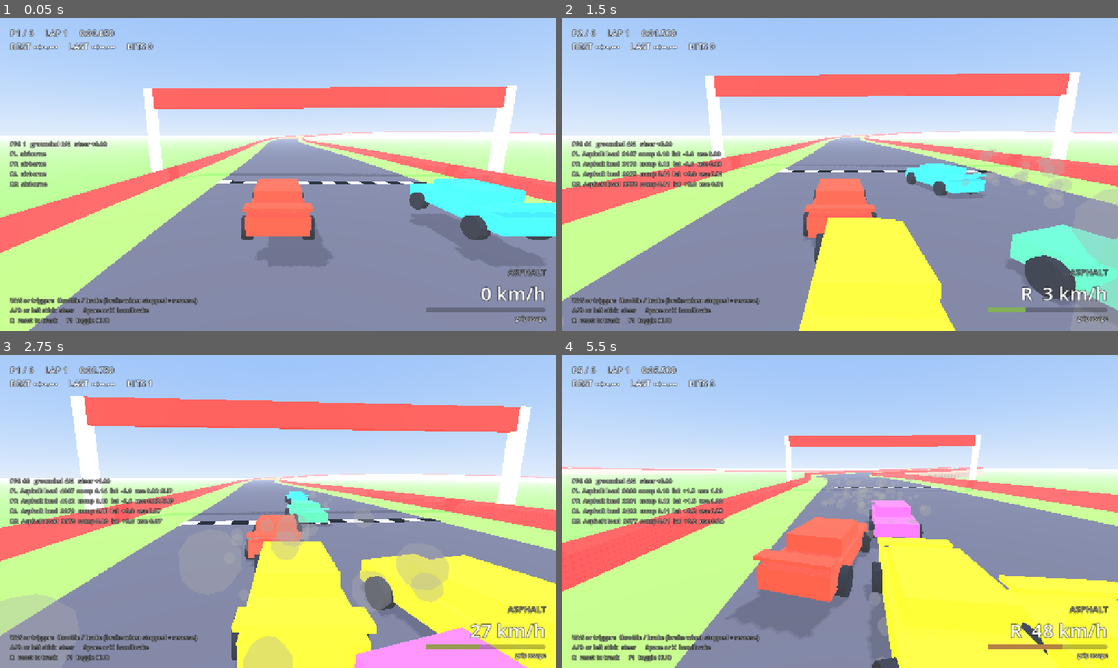
Above: before the commit, frames 1-4 (two rows, left to right).
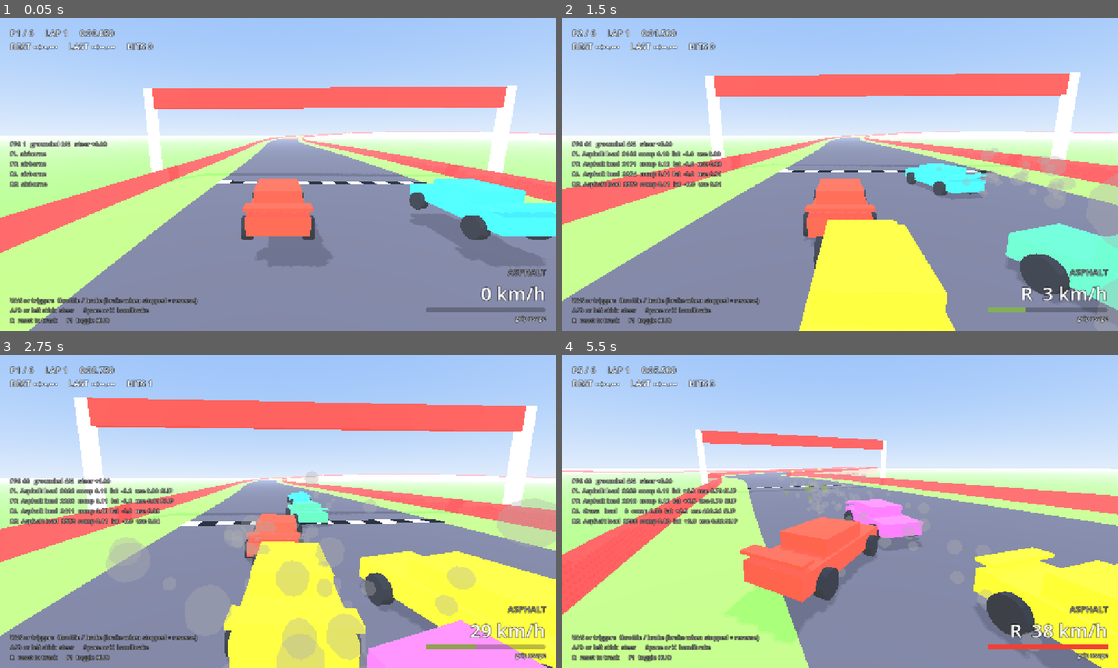
Above: after the commit, the same moments.

Repository: dylantoporek/the-crucible-race
Game: Godot game, scene res://scenes/main.tscn
Same seed, same stepped clock (60 frames per second), same inputs: the game is played once before the commit and once after it.
Inputs:
- Up to frame 1 (0.05 s): no input
- Up to frame 2 (1.5 s): hold D (steer_right) 0.53-1.28 s; hold S (brake) from 1.28 s (still down)
- Up to frame 3 (2.75 s): release S (brake) at 2.03 s; hold D (steer_right) from 2.03 s (still down)
- Up to frame 4 (5.5 s): release D (steer_right) at 2.78 s; hold W (accelerate) 2.78-3.53 s; hold A (steer_left) 3.53-5.03 s; hold S (brake) from 5.03 s (still down)

The runs differ from the first frame. In frame 1, less than 0.1% of the frame differs, in the area x 77-78%, y 59-60%; in frame 2, 1.7%; in frame 3, 13%; in frame 4, 29%, in the area x 0-100%, y 23-100%.

Commit message:
Middle-ground handling: make the car spinnable again
The previous tuning was too safe: cornering grip was always served before
drive, so throttle could never unsettle the car, and yaw damping caught
anything that remained.

- lateral_priority is now a dial (0 = throttle steals cornering grip,
  1 = never) set to 0.3, between the original build (0) and the last one (1).
- Handbraked wheels bypass the priority entirely: a locked wheel has no
  cornering grip, so the handbrake becomes a real tool for rotating the car.
- Yaw damping 3000 -> 1200, peak slip angle 6.5 -> 7.5 deg, base asphalt
  grip 1.25 -> 1.15, slide falloff 0.82 -> 0.78 (now exported), steering
  rates eased slightly. Dirt, sand, ice, snow and grass factors reset so
  their absolute grip matches the original build.

Skidpad on flat asphalt (original / last build / this):
  full throttle + full lock from 60 km/h: spin / held 2 deg / held 39 deg slide
  full throttle + full lock at 90 km/h:   spin / caught 8 deg / 38 deg slide, catchable
  handbrake flick at 90 km/h:             spin / no reaction / spin

Co-Authored-By: Claude Fable 5.1 <noreply@anthropic.com>
Claude-Session: https://claude.ai/code/session_01QUP9UcYASvbeFEYPhEwjAT

Diff:
--- a/scripts/car/raycast_car.gd
+++ b/scripts/car/raycast_car.gd
@@ -24,21 +24,26 @@
 
 @export_group("Steering")
 @export var max_steer_deg := 32.0
-@export var steer_speed := 6.5              ## How fast the wheels turn toward the input (1/s)
-@export var steer_return_speed := 10.0
-@export var high_speed_steer_scale := 0.4   ## Steering authority left at top speed
+@export var steer_speed := 6.0              ## How fast the wheels turn toward the input (1/s)
+@export var steer_return_speed := 9.0
+@export var high_speed_steer_scale := 0.38  ## Steering authority left at top speed
 
 @export_group("Tyres")
-@export var tyre_grip := 1.25               ## Base friction coefficient on asphalt
-@export var peak_slip_angle_deg := 6.5      ## Slip angle at peak lateral grip
-@export var longitudinal_grip := 1.2        ## Drive/brake friction relative to lateral friction
+@export var tyre_grip := 1.15               ## Base friction coefficient on asphalt
+@export var peak_slip_angle_deg := 7.5      ## Slip angle at peak lateral grip
+@export_range(0.0, 1.0) var slide_falloff := 0.78  ## Grip left once the tyre is sliding, as a fraction of peak
+@export var longitudinal_grip := 1.1        ## Drive/brake friction relative to lateral friction
+## How much sideways grip is protected when drive/brake and cornering compete for the tyre.
+## 0 = everything scales down together (throttle steals cornering grip, power oversteer),
+## 1 = cornering always wins (throttle can never push the car wide or spin it).
+@export_range(0.0, 1.0) var lateral_priority := 0.3
 @export var min_drive_fraction := 0.25      ## Drive/brake capacity kept while sliding sideways
 @export var surface_blend_time := 0.15      ## Seconds for a terrain change to fade in per wheel
 @export var sink_drag := 55.0               ## N per (m/s) per wheel on a surface with sink = 1
 
 @export_group("Chassis")
 @export var anti_roll := 9000.0             ## N per metre of compression difference per axle
-@export var yaw_damping := 3000.0           ## N*m per rad/s of yaw rate while grounded; settles the tail
+@export var yaw_damping := 1200.0           ## N*m per rad/s of yaw rate while grounded; settles the tail
 @export var drag_coefficient := 2.0         ## N per (m/s)^2
 @export var downforce := 1.2                ## N per (m/s)^2
 @export var air_stabilize_torque := 2500.0  ## Self-righting torque when airborne
@@ -209,7 +214,7 @@
 	var lat_grip := w.lateral_grip_eff
 	if input_handbrake and not w.is_steer:
 		lat_grip *= handbrake_lateral_grip
-	var f_lat := -tyre_curve(slip_angle / _peak_slip_angle) * max_friction * lat_grip
+	var f_lat := -tyre_curve(slip_angle / _peak_slip_angle, slide_falloff) * max_friction * lat_grip
 	var lat_stop := absf(v_lat) * wheel_mass / delta
 	f_lat = clampf(f_lat, -lat_stop, lat_stop)
 
@@ -225,23 +230,33 @@
 	f_long += -signf(v_fwd) * minf(brake, brake_stop)
 	f_long += -v_fwd * w.sink_eff * sink_drag
 
-	# --- Friction ellipse, lateral first ---
-	# Sideways grip is served before drive/brake so throttle does not push the car wide.
-	# Whatever the tyre has left goes to longitudinal force, with a floor so a sliding
-	# wheel can still spin up or lock.
+	# --- Friction ellipse ---
+	# Two ways to resolve drive/brake competing with cornering for the same tyre, blended by
+	# lateral_priority. Proportional: both shrink together, so throttle steals cornering grip
+	# and the tail can step out. Lateral-first: cornering is served first and drive gets what
+	# is left (with a floor so a sliding wheel can still spin up or lock).
 	var f := Vector2(f_long, f_lat)
-	w.slip_ratio = f.length() / maxf(max_friction, 1.0)
+	w.slip_ratio = Vector2(f.x / longitudinal_grip, f.y).length() / maxf(max_friction, 1.0)
 	w.slipping = false
 	if max_friction <= 0.0:
 		f = Vector2.ZERO
 	else:
-		f.y = clampf(f.y, -max_friction, max_friction)
-		var lat_frac := absf(f.y) / max_friction
+		var proportional := f
+		var ellipse_demand := Vector2(f.x / longitudinal_grip, f.y).length()
+		if ellipse_demand > max_friction:
+			proportional = f * (max_friction / ellipse_demand)
+			w.slipping = true
+		var lateral_first := f
+		lateral_first.y = clampf(f.y, -max_friction, max_friction)
+		var lat_frac := absf(lateral_first.y) / max_friction
 		var remaining := sqrt(maxf(1.0 - lat_frac * lat_frac, 0.0))
 		var long_limit := max_friction * longitudinal_grip * maxf(remaining, min_drive_fraction)
-		if absf(f.x) > long_limit:
-			f.x = signf(f.x) * long_limit
+		if absf(lateral_first.x) > long_limit:
+			lateral_first.x = signf(f.x) * long_limit
 			w.slipping = true
+		# A wheel being locked by the handbrake gets no protection: it is meant to slide.
+		var priority := 0.0 if (input_handbrake and not w.is_steer) else lateral_priority
+		f = proportional.lerp(lateral_first, priority)
 	if absf(slip_angle) > _peak_slip_angle * 1.3 and speed_abs > 3.0:
 		w.slipping = true
 	w.slip_lateral = v_lat
@@ -259,14 +274,14 @@
 
 
 ## Normalised slip -> normalised force. Rises smoothly to 1.0 at s = 1 (peak grip),
-## then eases toward 0.82 for sliding. Odd function so sign is preserved.
-static func tyre_curve(s: float) -> float:
+## then eases toward `falloff` for sliding. Odd function so sign is preserved.
+static func tyre_curve(s: float, falloff: float = 0.78) -> float:
 	var a := absf(s)
 	var y: float
 	if a < 1.0:
 		y = a * (2.0 - a)
 	else:
-		y = lerpf(1.0, 0.82, clampf((a - 1.0) * 0.5, 0.0, 1.0))
+		y = lerpf(1.0, falloff, clampf((a - 1.0) * 0.5, 0.0, 1.0))
 	return y * signf(s)
 
 
--- a/scripts/surfaces/surface_library.gd
+++ b/scripts/surfaces/surface_library.gd
@@ -13,15 +13,15 @@
 	_register(SurfaceType.new(&"asphalt", "Asphalt", Color(0.23, 0.23, 0.27),
 			1.00, 1.00, 0.012, 0.00, 0.000, Color(0.55, 0.55, 0.55, 0.35), -1.0))
 	_register(SurfaceType.new(&"dirt", "Dirt", Color(0.46, 0.31, 0.17),
-			0.60, 0.80, 0.030, 0.06, 0.018, Color(0.55, 0.40, 0.22, 0.65), 12.0))
+			0.66, 0.82, 0.030, 0.06, 0.018, Color(0.55, 0.40, 0.22, 0.65), 12.0))
 	_register(SurfaceType.new(&"sand", "Sand", Color(0.86, 0.74, 0.47),
-			0.50, 0.70, 0.070, 0.28, 0.010, Color(0.90, 0.80, 0.55, 0.70), 6.0))
+			0.55, 0.72, 0.070, 0.28, 0.010, Color(0.90, 0.80, 0.55, 0.70), 6.0))
 	_register(SurfaceType.new(&"ice", "Ice", Color(0.70, 0.86, 0.97),
-			0.19, 0.65, 0.006, 0.00, 0.000, Color(0.85, 0.93, 1.00, 0.35), -1.0))
+			0.20, 0.65, 0.006, 0.00, 0.000, Color(0.85, 0.93, 1.00, 0.35), -1.0))
 	_register(SurfaceType.new(&"snow", "Snow", Color(0.94, 0.95, 0.97),
-			0.38, 0.75, 0.060, 0.22, 0.012, Color(1.00, 1.00, 1.00, 0.75), 6.0))
+			0.41, 0.75, 0.060, 0.22, 0.012, Color(1.00, 1.00, 1.00, 0.75), 6.0))
 	_register(SurfaceType.new(&"grass", "Grass", Color(0.34, 0.56, 0.23),
-			0.52, 0.70, 0.060, 0.14, 0.030, Color(0.45, 0.55, 0.25, 0.55), 10.0))
+			0.57, 0.70, 0.060, 0.14, 0.030, Color(0.45, 0.55, 0.25, 0.55), 10.0))
 	default_surface = _types[&"asphalt"]
 
 
Not shown, changed: README.md
